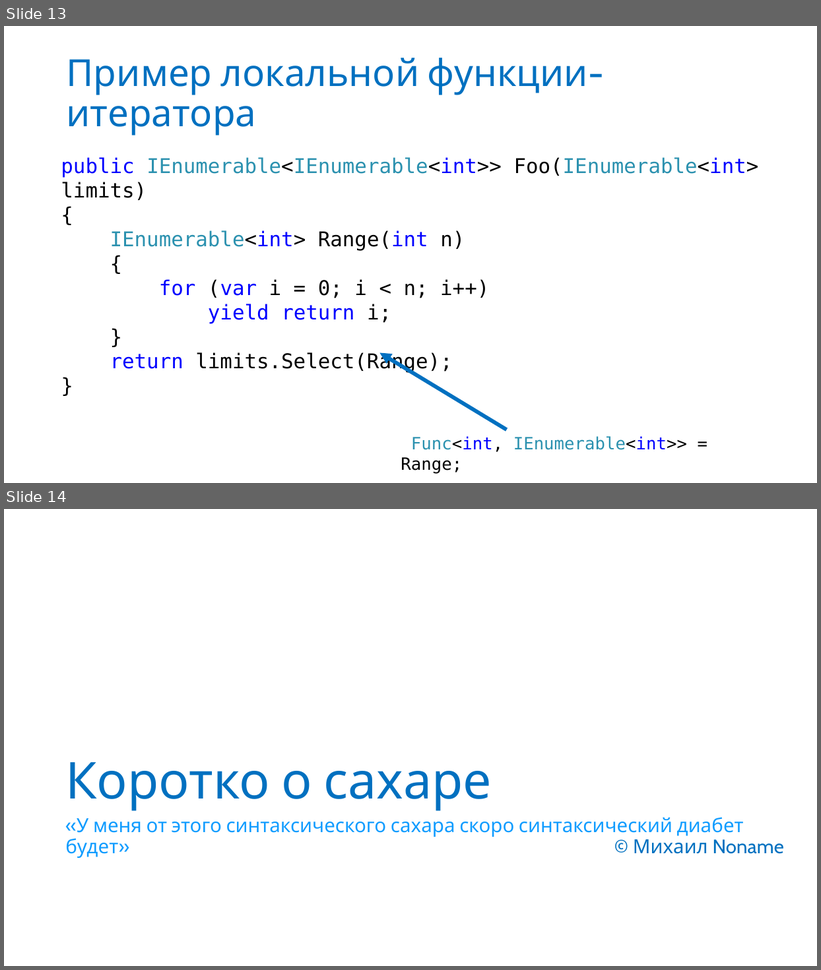
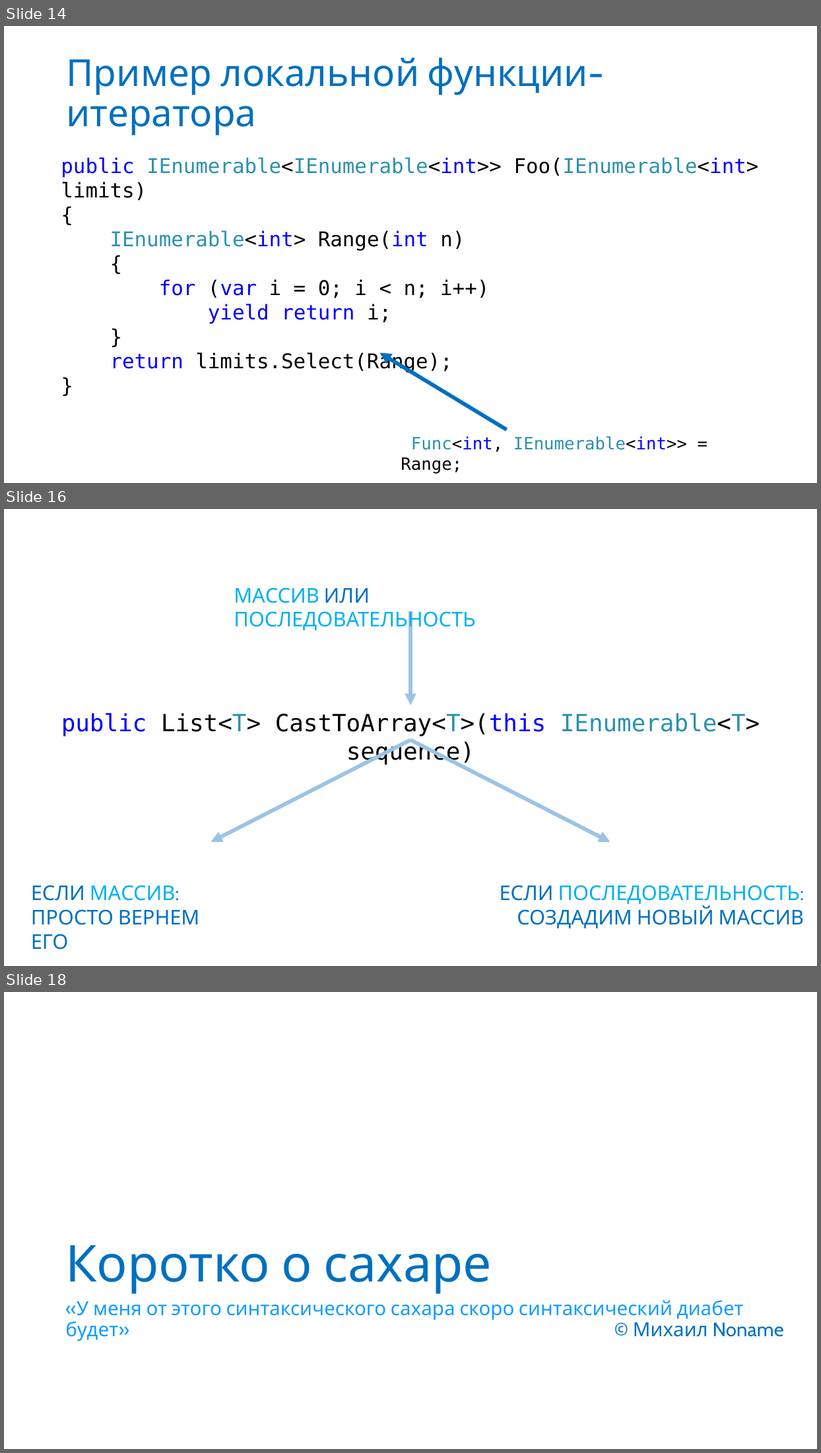
Before and after one commit to anaym/FC-CS7, a slide deck: CS7.pptx. Shown one above the other, each under a label of ours: slides 13 and 14 before the commit, slides 14, 16 and 18 after it; the slides between them are not shown. The pictures are 821x970 and 821x1453 pixels, drawn with LibreOffice and Linux fonts; fonts in the diff are those of the drawing. Boxes give left, top, right and bottom in pixels: in the first picture for what was removed or moved away, otherwise in the second. Text is boxed around its words. In the diff, an @@ line names an element or a change of style, - is before the commit and + after.

```diff
--- a/CS7.pptx
+++ b/CS7.pptx
@@ slide 16 added at [4, 509, 817, 966], background #FFFFFF @@
@@ text added at [234, 588, 476, 632], 24 pt, text #00B0F0 @@
+МАССИВ ИЛИ ПОСЛЕДОВАТЕЛЬНОСТЬ
@@ arrow added from (411, 611) to (411, 706), #9CC3E5 4.5 pt @@
@@ text added at [61, 713, 760, 766], 28 pt, text #000000 @@
+public List<T> CastToArray<T>(this IEnumerable<T> sequence)
@@ arrow added from (411, 740) to (211, 842), #9CC3E5 4.5 pt @@
@@ arrow added from (411, 740) to (611, 842), #9CC3E5 4.5 pt @@
@@ text added at [31, 885, 200, 950], 24 pt, text #0070C0 @@
+ЕСЛИ МАССИВ:
+ПРОСТО ВЕРНЕМ ЕГО
@@ text added at [500, 885, 805, 929], 24 pt, text #0070C0 @@
+ЕСЛИ ПОСЛЕДОВАТЕЛЬНОСТЬ: СОЗДАДИМ НОВЫЙ МАССИВ
@@ what was slide 13 is now slide 14 @@
@@ what was slide 14 is now slide 18 @@
```
Also in this commit, not shown: 2 slides changed, 6 other slides added, 3 slides removed, 6 other files.
